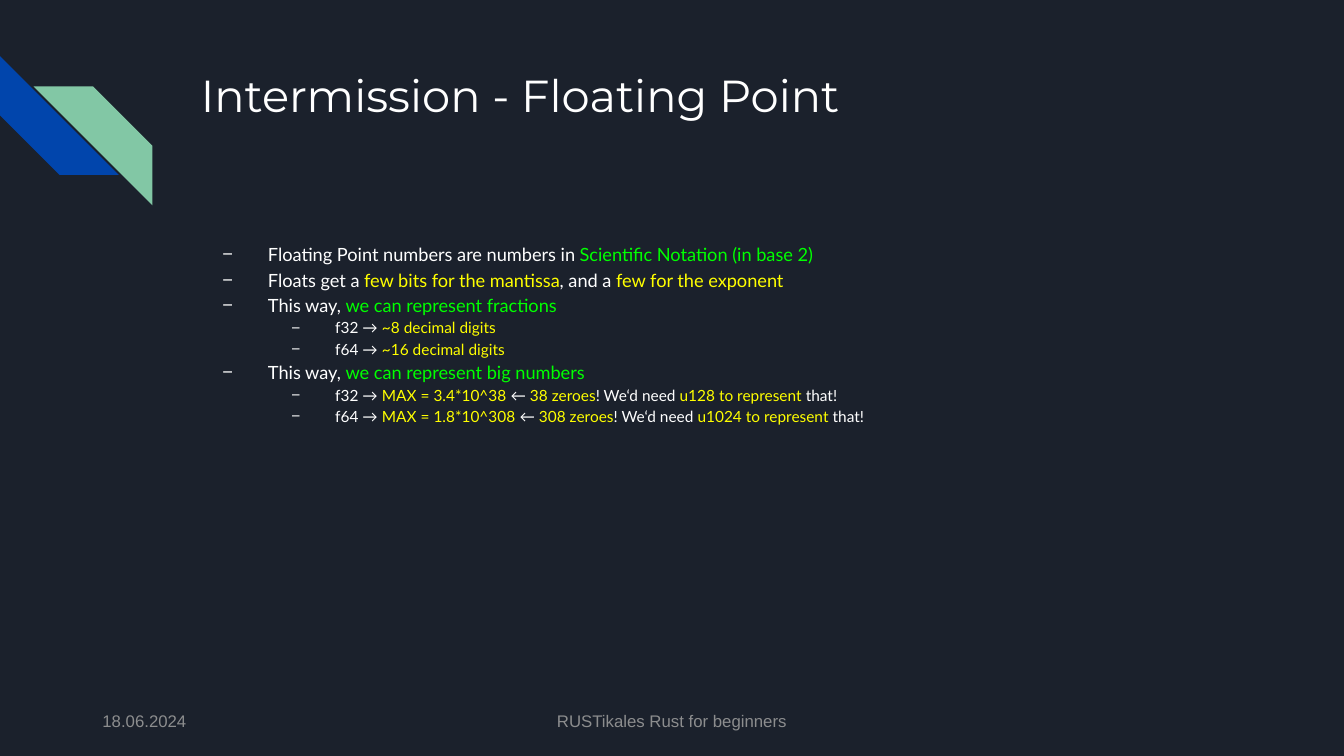
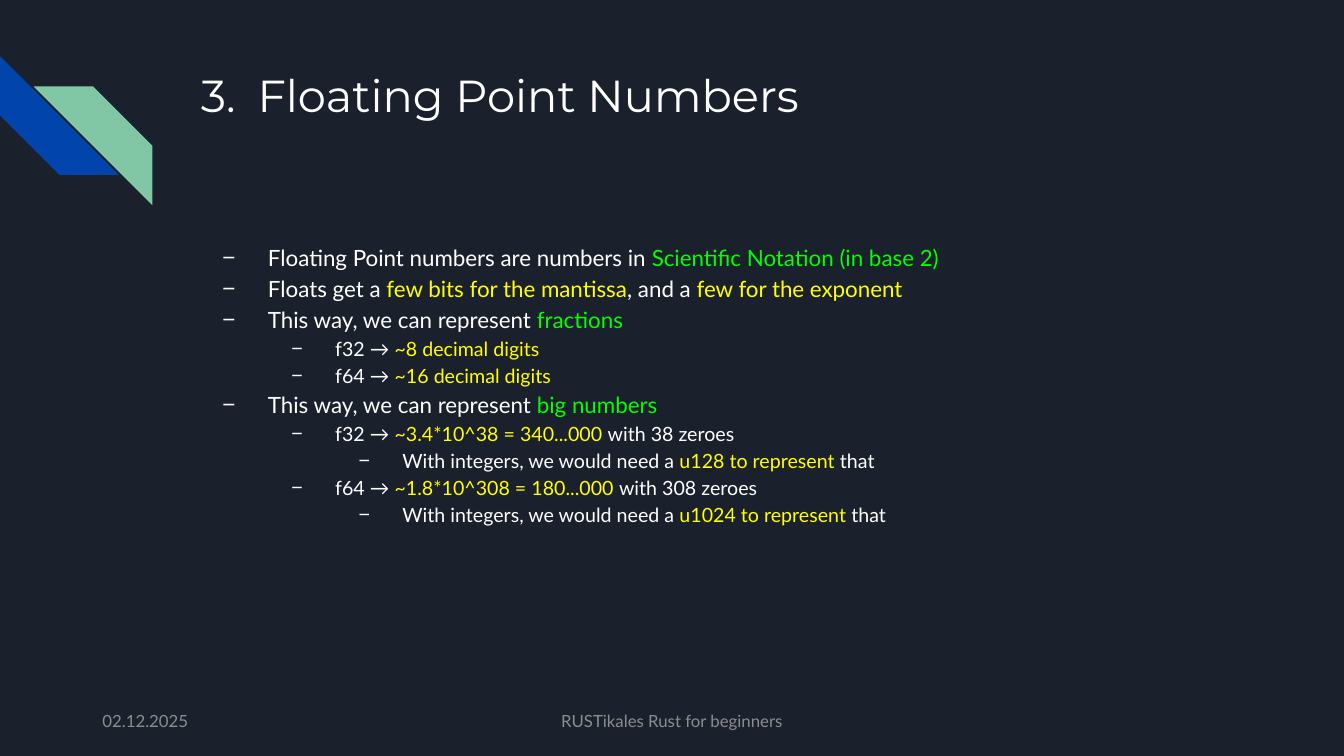
Before and after one commit to pfhaupt/progkurs, a slide deck: slide 159 of rust-beginner/06 - Function declaration/06 - original.pptx (slide 108 before the commit). Drawn at 1344x756 pixels with LibreOffice and Linux fonts; fonts in the diff are those of the drawing. Boxes give left, top, right and bottom in pixels: in the first picture for what was removed or moved away, otherwise in the second. Text is boxed around its words. In the diff, an @@ line names an element or a change of style, - is before the commit and + after.

Commit message:
[R-B-06] Update slides
- Merge R-B-07 into R-B-06
- Add chapter about Floating Point Numbers
- Increase font size
- Unite text font

```diff
--- a/rust-beginner/06 - Function declaration/06 - original.pptx
+++ b/rust-beginner/06 - Function declaration/06 - original.pptx
@@ title at box(258, 78, 798, 121): text changed @@
-Intermission - Floating Point
+3. Floating Point Numbers
@@ text at box(268, 249, 939, 387): size 13 to 16 pt in "Floating Point numbers are numbers in Scientific ...", "Floats get a few bits for the ...", "This way, we can represent fractions", "This way, we can represent big numbers"; text colour #00FF00 to #FFFFFF in "we can represent", "we can represent"; size 11 to 14 pt in "f32 → ~8 decimal digits", "f64 → ~16 decimal digits" @@
@@ text at box(335, 426, 886, 526): text changed; size 11 to 14 pt; text colour #FFFF00 to #FFFFFF @@
-  − f32 → MAX = 3.4*10^38 ← 38 zeroes! We‘d need u128 to represent that!
-  − f64 → MAX = 1.8*10^308 ← 308 zeroes! We‘d need u1024 to represent that!
+  − f32 → ~3.4*10^38 = 340...000 with 38 zeroes
+    − With integers, we would need a u128 to represent that
+  − f64 → ~1.8*10^308 = 180...000 with 308 zeroes
+    − With integers, we would need a u1024 to represent that
@@ text at box(102, 715, 188, 727): text changed; font Arial to Lato @@
-18.06.2024
+02.12.2025
@@ text "RUSTikales Rust for beginners" at box(561, 715, 782, 730): font Arial to Lato @@
```
Also in this commit, not shown: 109 other slides changed, 86 slides added, 47 slides removed, 2 other files.
